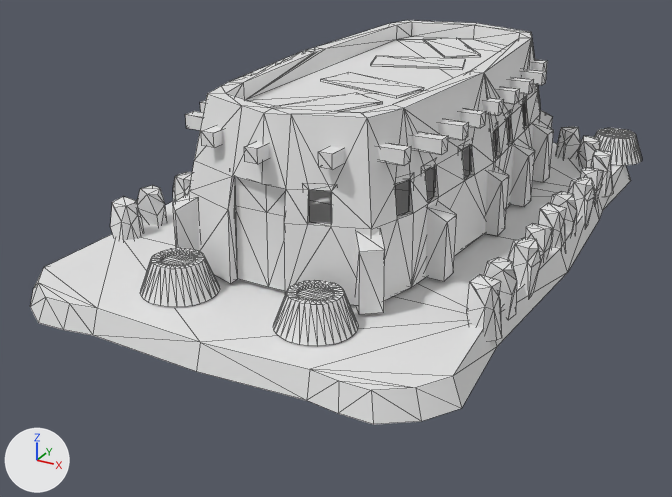
Before and after pictures for a commit that changed the COLLADA model art/meshes/structural/soninke/temple.dae.
One viewpoint serves both versions: a 50 mm camera at (16.6, -35.6, 14.8) aimed at (-1.2, -3.2, -1.4). Every picture has the same lights, and +X, +Y and +Z are marked at lower left. The older version comes first. Mesh edges are drawn as thin lines.

Names of what the first picture shows: 'temple'.
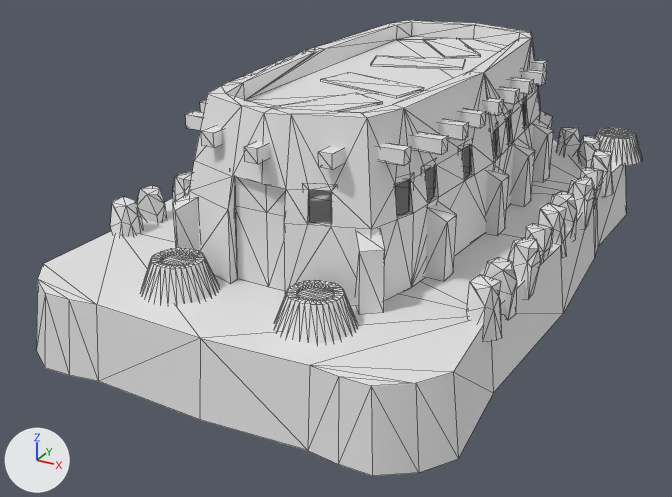
Where the change shows, as pixel boxes [x1, y1, x2, y2] in the pictures (672 x 497 px; the box of a moved part takes in the faces that stretch with it):
```json
{"object": "temple", "change": "reshaped", "before": [30, 20, 642, 424], "after": [37, 20, 642, 476], "on screen": "13% taller"}
{"part": 1, "of": "me_cubo_26948", "change": "moved or reshaped", "before": [30, 142, 631, 424], "after": [37, 140, 626, 476]}
{"part": 2, "of": "me_cubo_26948", "change": "shading changed", "before": [30, 137, 631, 424], "after": [37, 137, 626, 476]}
```

Scene script edits in JSON lines:
```json
{"block": "me_cubo_26948", "where": "# used by ob_temple; location = (0.0, 0.0, 0.0)"}
{"op": "remove", "block": "me_cubo_26948", "code": "me_cubo_26948.from_pydata(...)  # 1687 vertices, 2899 faces; spans x -9.3..8.5, y -14.9..12.8, z -0.9..6.6"}
{"op": "add", "block": "me_cubo_26948", "code": "me_cubo_26948.from_pydata(...)  # 1687 vertices, 2899 faces; spans x -9.3..8.5, y -14.9..12.8, z -2.8..6.6"}
{"block": "me_cubo_26948", "change": "me_cubo_26948 part 1: the loose piece of 58 vertices spanning x -9.3..8.4, y -14.9..12.6, z -0.9..0.0 is scaled about its middle by (1, 1, 3.14), then moved by (0.0, 0.0, -0.9)"}
{"block": "me_cubo_26948", "change": "me_cubo_26948 part 2: edges marked sharp go from 2020 to 2026"}
```
